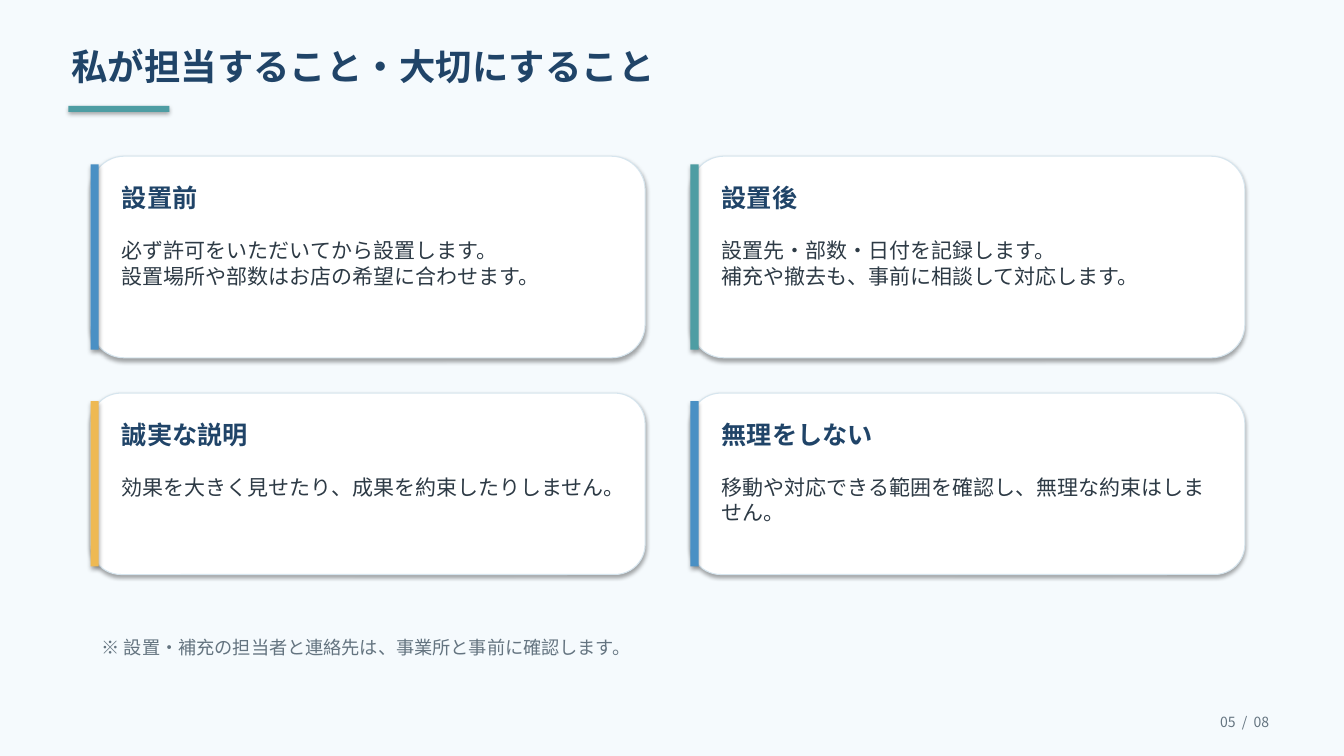
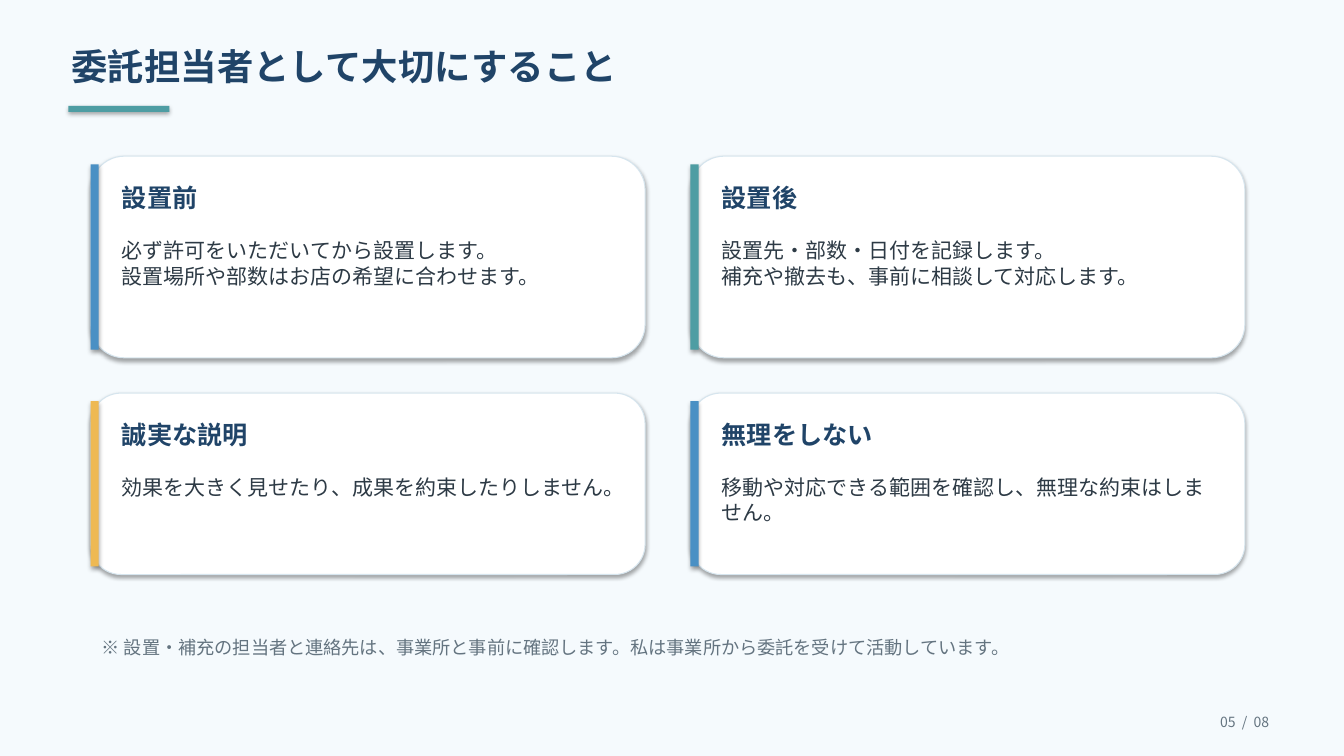
Before and after one commit to okayouhei/-, a slide deck: slide 5 of b型パンフレット設置のお願い_プレゼン.pptx. Drawn at 1344x756 pixels with LibreOffice and Linux fonts; fonts in the diff are those of the drawing. Boxes give left, top, right and bottom in pixels: in the first picture for what was removed or moved away, otherwise in the second. Text is boxed around its words. In the diff, an @@ line names an element or a change of style, - is before the commit and + after.

```diff
--- a/b型パンフレット設置のお願い_プレゼン.pptx
+++ b/b型パンフレット設置のお願い_プレゼン.pptx
@@ text at (x1=72, y1=49, x2=617, y2=84): text changed @@
-私が担当すること・大切にすること
+委託担当者として大切にすること
@@ text at (x1=124, y1=638, x2=1009, y2=656): text changed @@
-※ 設置・補充の担当者と連絡先は、事業所と事前に確認します。
+※ 設置・補充の担当者と連絡先は、事業所と事前に確認します。私は事業所から委託を受けて活動しています。
```
Also in this commit, not shown: 3 other slides changed, 1 other file.
